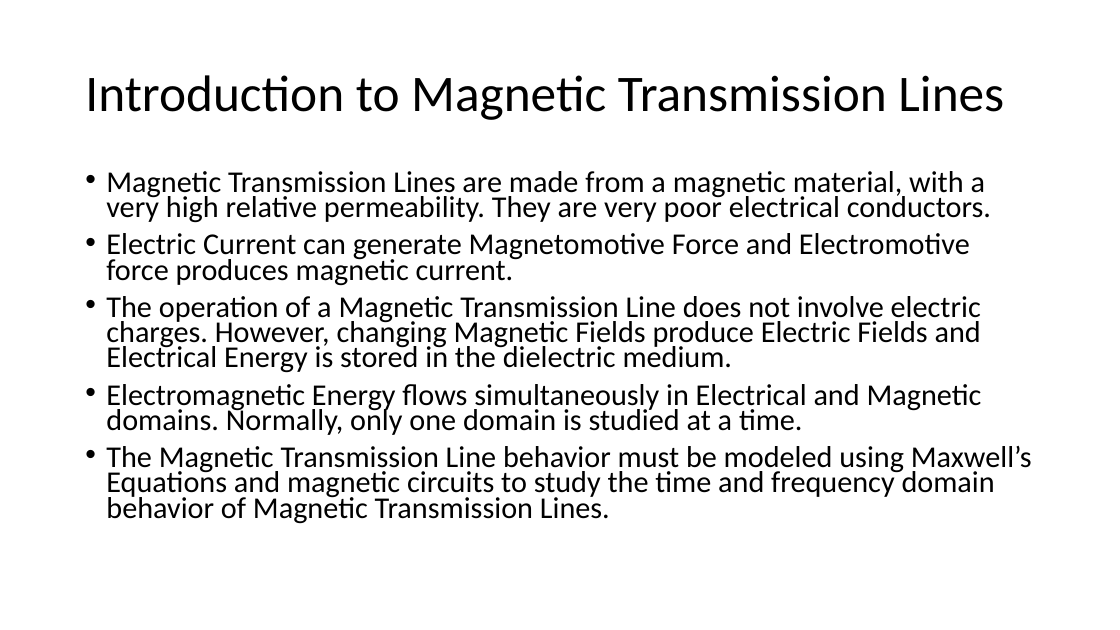
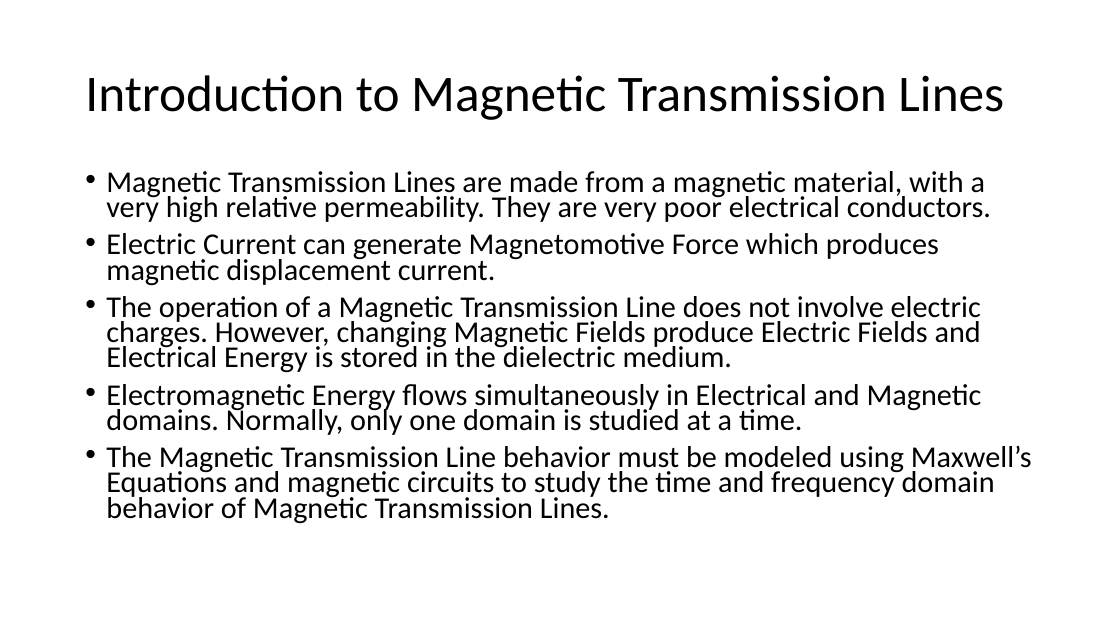
Before and after one commit to MuhammadShamaas1997/Electrical-Engineering, a slide deck: slide 3 of Thesis/Magnetic Transmission Lines/Thesis Proposal.pptx. Drawn at 1120x630 pixels with LibreOffice and Linux fonts; fonts in the diff are those of the drawing. Boxes give left, top, right and bottom in pixels: in the first picture for what was removed or moved away, otherwise in the second. Text is boxed around its words. In the diff, an @@ line names an element or a change of style, - is before the commit and + after.

```diff
--- a/Thesis/Magnetic Transmission Lines/Thesis Proposal.pptx
+++ b/Thesis/Magnetic Transmission Lines/Thesis Proposal.pptx
@@ text at [106, 233, 939, 286]: text changed @@
-• Electric Current can generate Magnetomotive Force and Electromotive force produces magnetic current.
+• Electric Current can generate Magnetomotive Force which produces magnetic displacement current.
```
Also in this commit, not shown: 21 other slides changed, 4 slides added, 2 slides removed.
